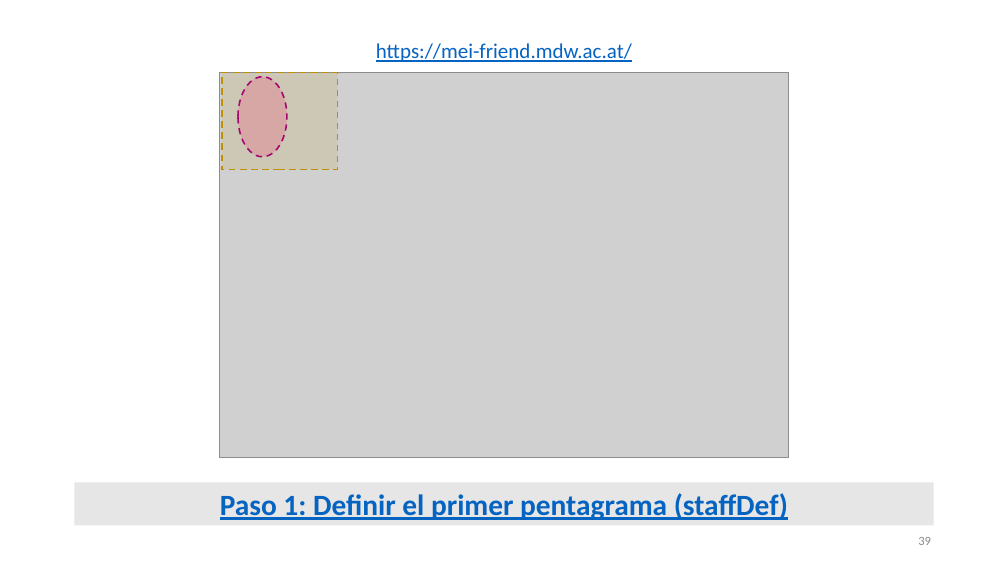
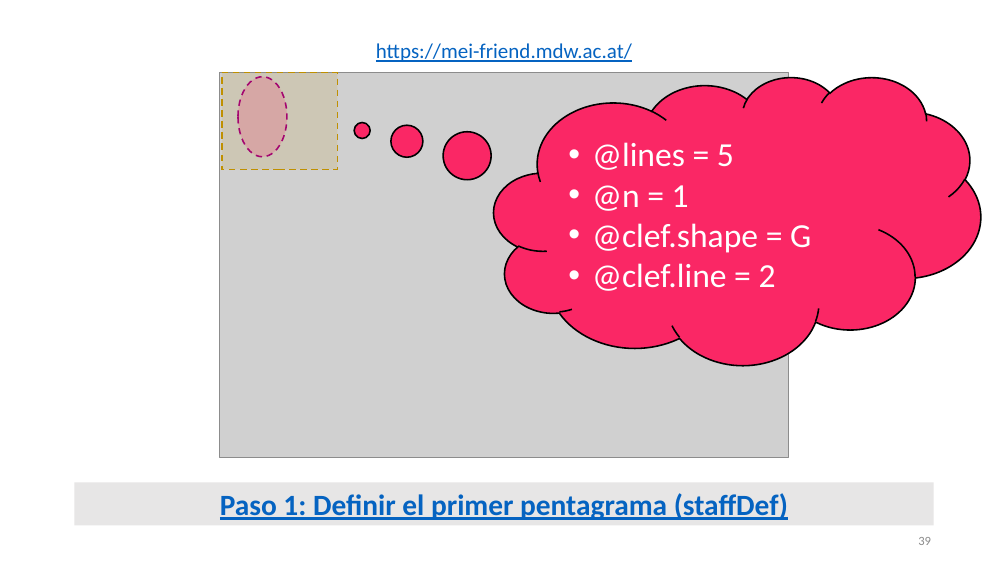
Before and after one commit to martha-thomae/Taller_de_codificacion_en_MEI, a slide deck: slide 39 of Taller_TEI2024_MThomae.pptx. Drawn at 1008x567 pixels with LibreOffice and Linux fonts; fonts in the diff are those of the drawing; grey boxes stand for pictures. Boxes give left, top, right and bottom in pixels: in the first picture for what was removed or moved away, otherwise in the second. Text is boxed around its words. In the diff, an @@ line names an element or a change of style, - is before the commit and + after.

```diff
--- a/Taller_TEI2024_MThomae.pptx
+++ b/Taller_TEI2024_MThomae.pptx
@@ thought cloud added at (494,76,981,364), fill #FA2765, outline #000000 1.5 pt, 32 pt, text #FFFFFF @@
+• @lines = 5
+• @n = 1
+• @clef.shape = G
+• @clef.line = 2
```
Also in this commit, not shown: 5 other slides changed.
